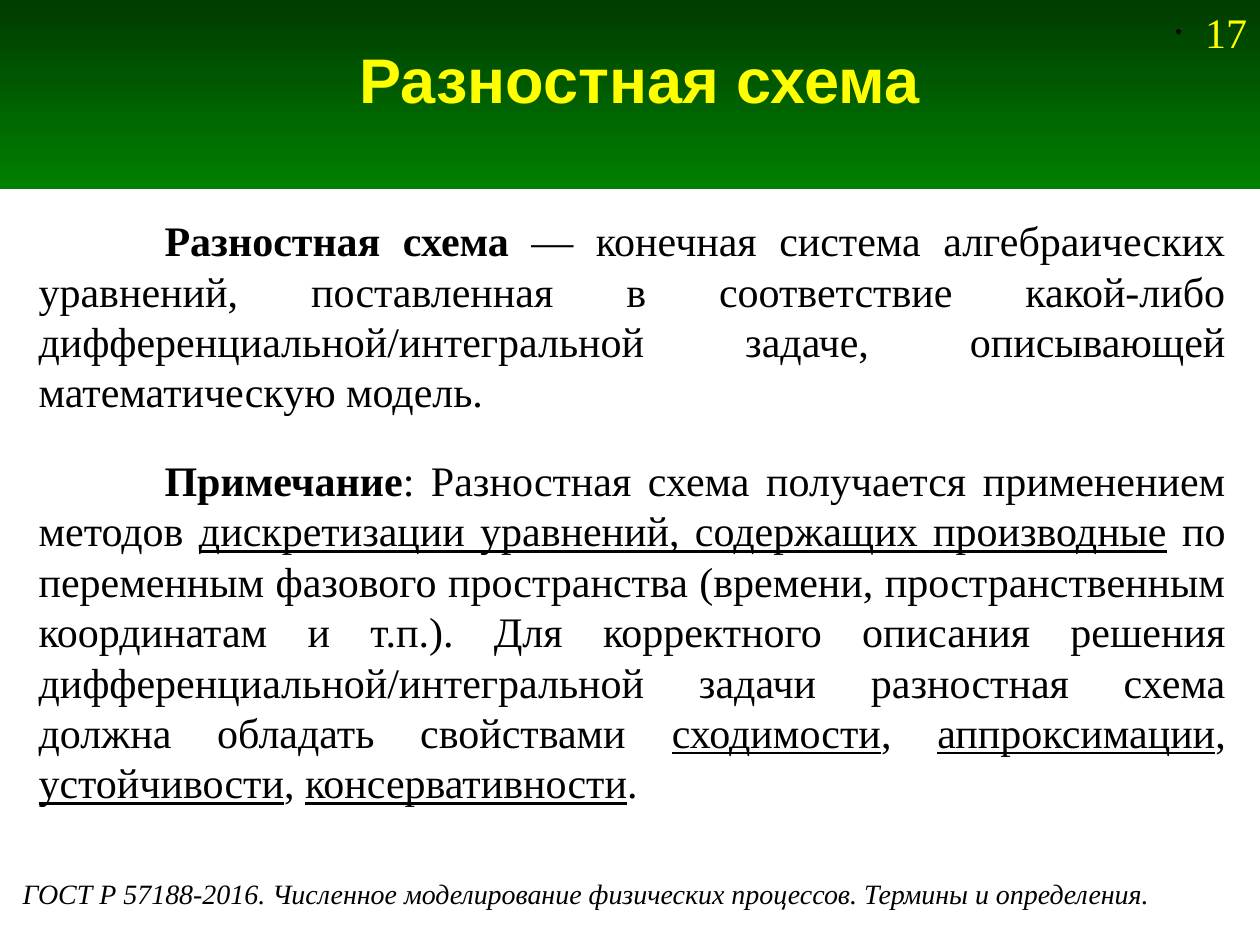
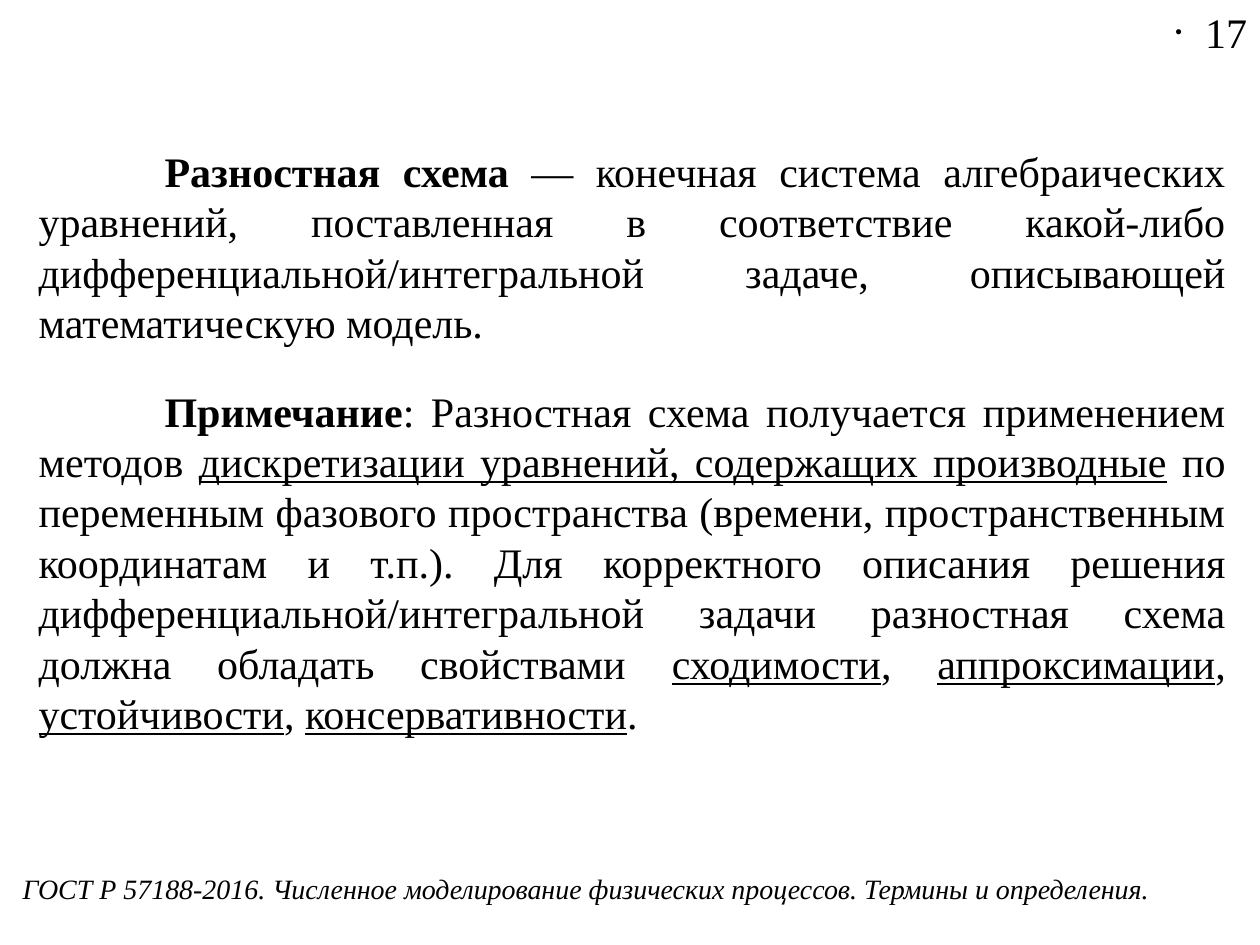
Before and after one commit to Jenyay/modelling, a slide deck: slide 17 of fdtd/presentations/03. Derivative calculation.odp. Drawn at 1260x945 pixels with LibreOffice and Linux fonts; fonts in the diff are those of the drawing. Boxes give left, top, right and bottom in pixels: in the first picture for what was removed or moved away, otherwise in the second. Text is boxed around its words. In the diff, an @@ line names an element or a change of style, - is before the commit and + after.

```diff
--- a/fdtd/presentations/03. Derivative calculation.odp
+++ b/fdtd/presentations/03. Derivative calculation.odp
@@ rectangle removed at (0, 0, 1260, 189) @@
@@ page number at (1205, 20, 1247, 48): text colour #FFFF00 to #000000 @@
@@ title removed at (360, 59, 920, 104) @@
-Разностная схема
@@ text "Разностная схема — конечная система ...": place and size @@
-text "Разностная схема — конечная система ..." at (39, 226, 1226, 807)
+text "Разностная схема — конечная система ..." at (39, 157, 1226, 738)
@@ text "ГОСТ Р 57188-2016. Численное моделирование ...": place and size @@
-text "ГОСТ Р 57188-2016. Численное моделирование ..." at (23, 884, 1149, 910)
+text "ГОСТ Р 57188-2016. Численное моделирование ..." at (23, 879, 1149, 905)
```
Also in this commit, not shown: 6 other slides changed, 3 other files.
